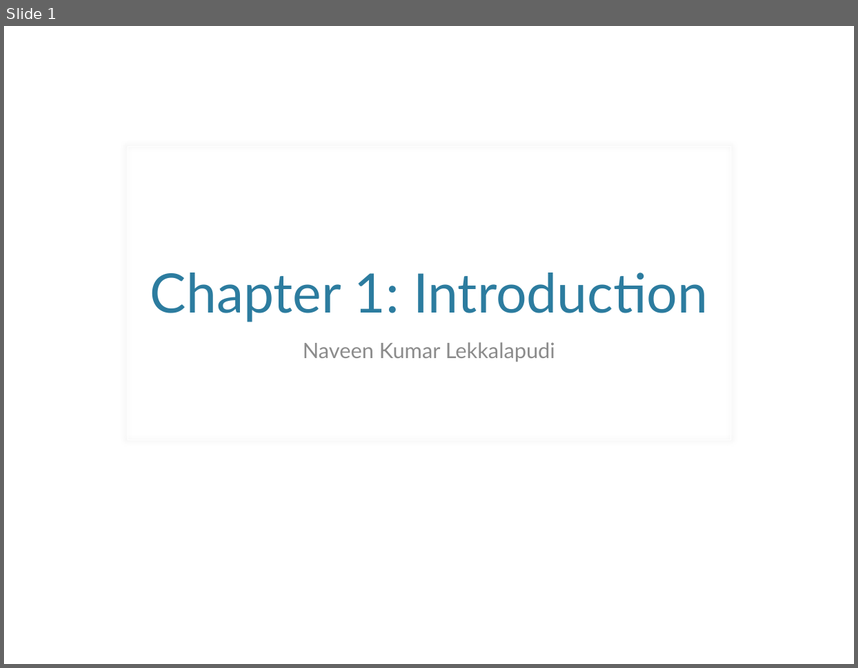
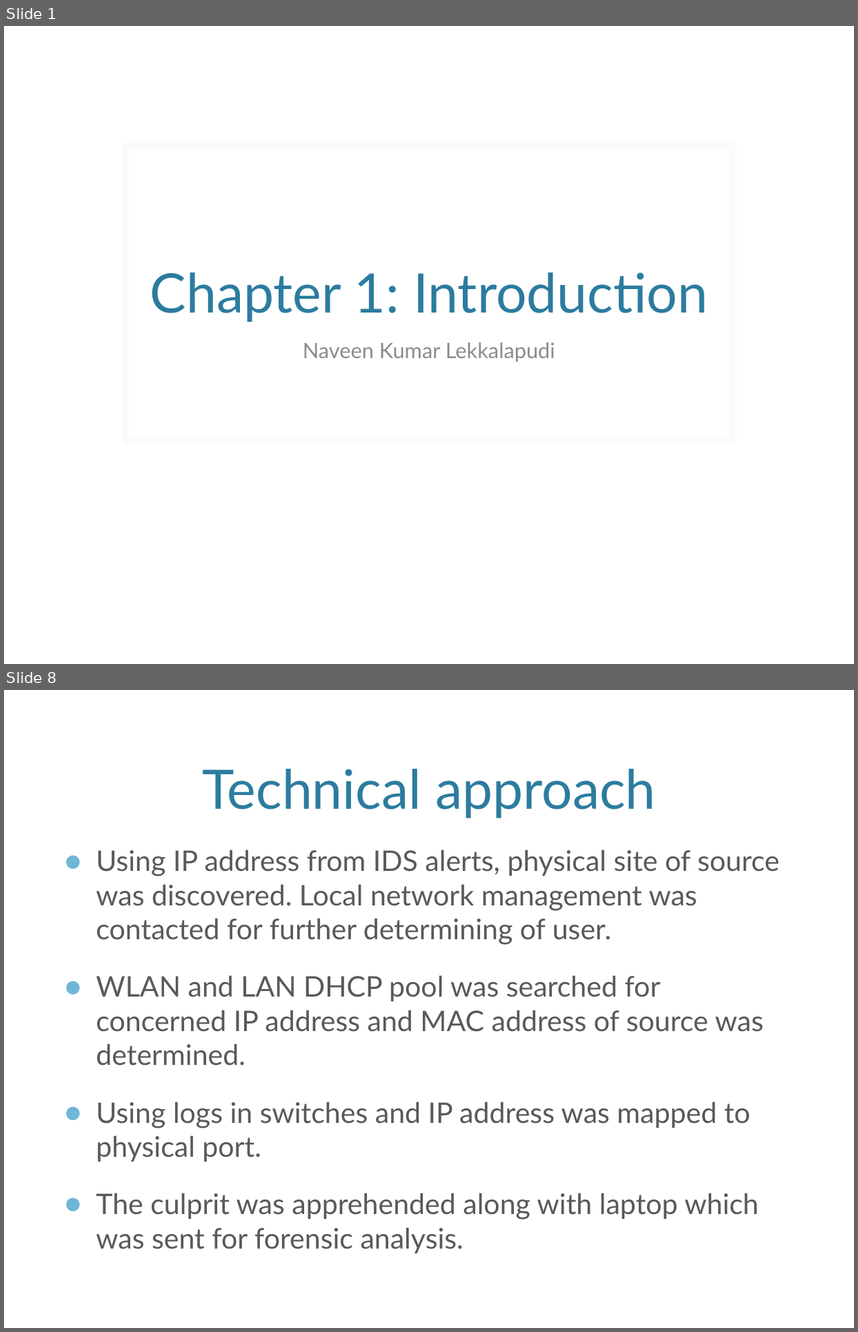
Before and after one commit to nave91/CS695NetForensics, a slide deck: Ch1.Introduction.pptx. Shown one above the other, each under a label of ours: slide 1 before the commit, slides 1 and 8 after it; the slides between them are not shown. The pictures are 858x668 and 858x1332 pixels, drawn with LibreOffice and Linux fonts; fonts in the diff are those of the drawing; background and template pictures are left out. Boxes give left, top, right and bottom in pixels: in the first picture for what was removed or moved away, otherwise in the second. Text is boxed around its words. In the diff, an @@ line names an element or a change of style, - is before the commit and + after.

```diff
--- a/Ch1.Introduction.pptx
+++ b/Ch1.Introduction.pptx
@@ slide 8 added at box(4, 690, 854, 1328), background picture (left out) @@
@@ title added at box(202, 769, 655, 818), 46 pt, text #2C7C9F @@
+Technical approach
@@ text added at box(96, 849, 780, 1253), 24 pt, text #595959 @@
+● Using IP address from IDS alerts, physical site of source was discovered. Local network management was contacted for further determining of user.
+● WLAN and LAN DHCP pool was searched for concerned IP address and MAC address of source was determined.
+● Using logs in switches and IP address was mapped to physical port.
+● The culprit was apprehended along with laptop which was sent for forensic analysis.
```
Also in this commit, not shown: 21 other slides added.
